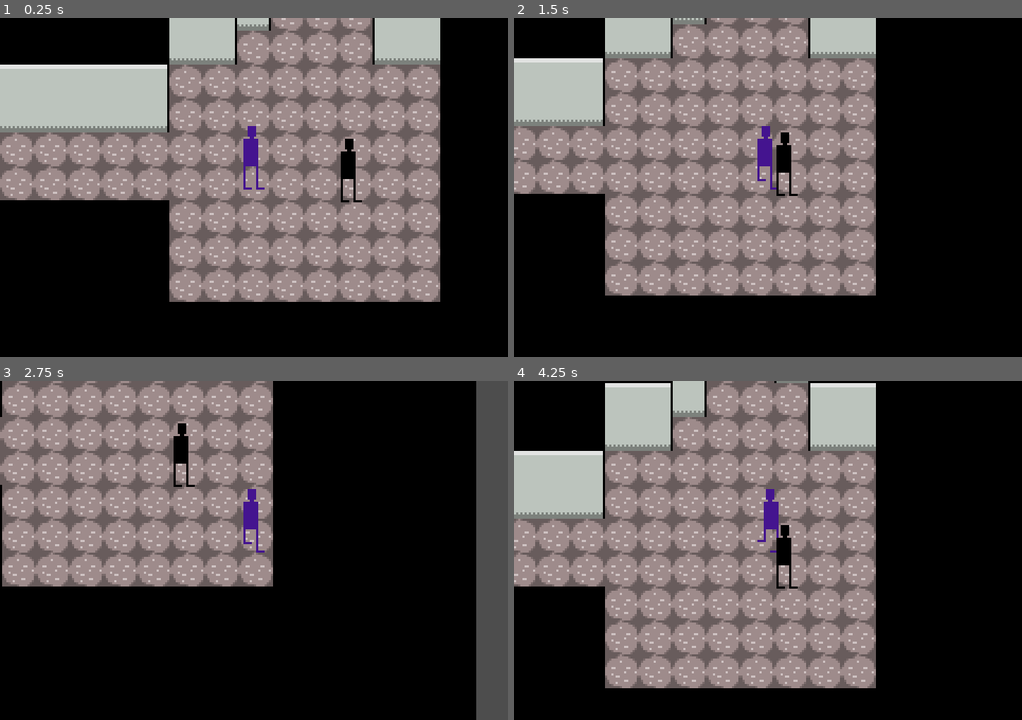
Above: before the commit, frames 1-4 (two rows, left to right).
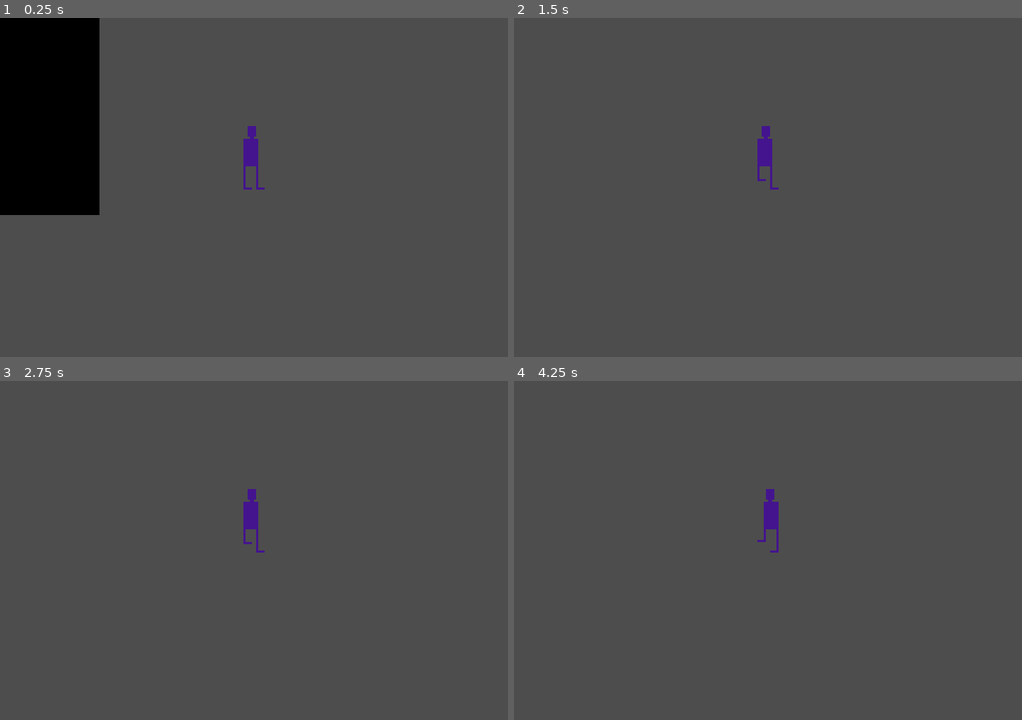
Above: after the commit, the same moments.

Repository: heroofhyla/godot-halloween-2023
Game: Godot game, scene res://room/parlor.tscn
The game is run twice, just before and just after one commit, with the same random seed, the same clock (stepped at 60 frames per second) and the same inputs. This scene is started directly instead of the project's main scene.
Inputs:
- Up to frame 1 (0.25 s): no input
- Up to frame 2 (1.5 s): tap Enter (interact) at 0.5, 1.35 s; hold Right (move_right) 0.53-1.28 s; hold Enter (interact) 0.53-1.28 s; hold Down (move_down) from 1.28 s (still down)
- Up to frame 3 (2.75 s): release Down (move_down) at 2.03 s; hold Right (move_right) from 2.03 s (still down); hold Enter (interact) from 2.03 s (still down)
- Up to frame 4 (4.25 s): release Right (move_right) at 2.78 s; release Enter (interact) at 2.78 s; hold Up (move_up) 2.78-3.53 s; tap Enter (interact) at 2.85 s; hold Left (move_left) from 3.53 s (still down); hold Enter (interact) from 3.53 s (still down)

The runs differ from the first frame. In frame 1, 96% of the frame differs, in the area x 0-100%, y 0-100%; in frame 2, 100%; in frame 3, 93%; in frame 4, 100%.

Commit message:
Enemy as state machine

Diff:
--- a/godot/animations/humanoid_animations.tscn
+++ b/godot/animations/humanoid_animations.tscn
@@ -88,7 +88,7 @@
 "walk_right": SubResource("Animation_qneck")
 }
 
-[node name="AnimationPlayer" type="AnimationPlayer"]
+[node name="HumanoidAnimations" type="AnimationPlayer"]
 libraries = {
 "": SubResource("AnimationLibrary_aij6r")
 }
--- /dev/null
+++ b/godot/enemy/enemy.gd
@@ -0,0 +1,67 @@
+extends CharacterBody2D
+
+const SPEED: float = 48.0
+const LUNGE_SPEED: float = 128.0
+const LUNGE_TIME: float = 0.5 * 1000
+const LUNGE_RECOVERY_TIME: float = 1.0 * 1000
+const WAKE_DISTANCE_SQUARED = 96 ** 2
+const LUNGE_DISTANCE_SQUARED = 32 ** 2
+
+@onready var state = IdleState.new(self)
+
+func _physics_process(delta):
+	var next_state = state._physics_process(delta)
+	if next_state:
+		state = next_state
+
+
+class IdleState extends RefCounted:
+	var entity: CharacterBody2D
+	func _init(entity_):
+		entity = entity_
+
+	func _physics_process(delta: float):
+		if entity.global_position.distance_squared_to(GlobalVars.player.global_position) <= WAKE_DISTANCE_SQUARED:
+			return ChaseState.new(entity)
+
+
+class ChaseState extends RefCounted:
+	var entity: CharacterBody2D
+	func _init(entity_):
+		entity = entity_
+
+	func _physics_process(delta: float):
+		if entity.global_position.distance_squared_to(GlobalVars.player.global_position) <= LUNGE_DISTANCE_SQUARED:
+			return LungeState.new(entity)
+
+		var dir_to_player: Vector2 = entity.global_position.direction_to(GlobalVars.player.global_position)
+		entity.velocity = dir_to_player * SPEED
+		entity.move_and_slide()
+
+
+class LungeState extends RefCounted:
+	var entity: CharacterBody2D
+	var direction: Vector2 = Vector2.ZERO
+	var start_time = Time.get_ticks_msec()
+
+	func _init(entity_):
+		entity = entity_
+		direction = entity.global_position.direction_to(GlobalVars.player.global_position)
+
+	func _physics_process(delta: float):
+		if Time.get_ticks_msec() - start_time >= LUNGE_TIME:
+			return LungeRecoveryState.new(entity)
+
+		entity.velocity = direction * LUNGE_SPEED
+		entity.move_and_slide()
+
+class LungeRecoveryState extends RefCounted:
+	var entity: CharacterBody2D
+	var start_time = Time.get_ticks_msec()
+
+	func _init(entity_):
+		entity = entity_
+
+	func _physics_process(delta: float):
+		if Time.get_ticks_msec() - start_time >= LUNGE_RECOVERY_TIME:
+			return IdleState.new(entity)
--- a/godot/enemy/enemy.tscn
+++ b/godot/enemy/enemy.tscn
@@ -1,11 +1,17 @@
-[gd_scene load_steps=3 format=3 uid="uid://l8aqucje80iw"]
+[gd_scene load_steps=5 format=3 uid="uid://l8aqucje80iw"]
 
 [ext_resource type="PackedScene" uid="uid://bk3xjqn83teab" path="res://animations/humanoid_animations.tscn" id="1_36i0c"]
+[ext_resource type="Script" path="res://enemy/enemy.gd" id="1_hlnxu"]
 [ext_resource type="Texture2D" uid="uid://cn48wijueg8ov" path="res://enemy/enemy.png" id="2_xjsgg"]
 
+[sub_resource type="CircleShape2D" id="CircleShape2D_75p3e"]
+radius = 6.0
+
 [node name="Enemy" type="CharacterBody2D"]
+collision_layer = 4
+script = ExtResource("1_hlnxu")
 
-[node name="AnimationPlayer" parent="." instance=ExtResource("1_36i0c")]
+[node name="HumanoidAnimations" parent="." instance=ExtResource("1_36i0c")]
 
 [node name="Sprite2D" type="Sprite2D" parent="."]
 position = Vector2(0, -14)
@@ -15,3 +21,10 @@
 
 [node name="CollisionPolygon2D" type="CollisionPolygon2D" parent="."]
 polygon = PackedVector2Array(0, 6, -6, 0, 0, -6, 6, 0)
+
+[node name="HitBox" type="Area2D" parent="."]
+collision_layer = 4
+collision_mask = 0
+
+[node name="CollisionShape2D" type="CollisionShape2D" parent="HitBox"]
+shape = SubResource("CircleShape2D_75p3e")
--- a/godot/global_vars/global_vars.gd
+++ b/godot/global_vars/global_vars.gd
@@ -6,3 +6,5 @@
 var broken_gate_progress: int = NEVER_INTERACTED
 var teleport_target: String = ""
 var player_facing = 0
+var player:
+	get: return get_tree().get_nodes_in_group("player")[0]
--- a/godot/interactable/interactable.tscn
+++ b/godot/interactable/interactable.tscn
@@ -5,6 +5,8 @@
 
 [node name="Interactable" type="Area2D"]
 y_sort_enabled = true
+collision_layer = 8
+collision_mask = 0
 script = ExtResource("1_kvmi4")
 
 [node name="EditableShape" parent="." instance=ExtResource("2_ebat4")]
--- a/godot/player/player.gd
+++ b/godot/player/player.gd
@@ -1,3 +1,4 @@
+class_name Player
 extends CharacterBody2D
 
 const SPEED = 64.0
@@ -11,11 +12,16 @@
 	EventBus.room_changing.connect(_on_EventBus_room_changing)
 	$InteractableDetector.area_entered.connect(_on_InteractableDetector_area_entered)
 	$InteractableDetector.area_exited.connect(_on_InteractableDetector_area_exited)
+	$HurtBox.area_entered.connect(_on_HurtBox_area_entered)
 	Cutscene.cutscene_started.connect(_on_Cutscene_cutscene_started)
 	if owner and owner.has_node("TeleportTargets") and GlobalVars.teleport_target:
 		global_position = owner.get_node("TeleportTargets/%s" % GlobalVars.teleport_target).global_position
 	facing = GlobalVars.player_facing
 	stop_walking()
+
+func _on_HurtBox_area_entered(area):
+	print("Hurt!")
+	get_tree().quit()
 
 func _on_EventBus_room_changing():
 	GlobalVars.player_facing = facing
--- a/godot/player/player.tscn
+++ b/godot/player/player.tscn
@@ -7,7 +7,11 @@
 [sub_resource type="CircleShape2D" id="CircleShape2D_3js8c"]
 radius = 5.0
 
-[node name="Player" type="CharacterBody2D"]
+[sub_resource type="CircleShape2D" id="CircleShape2D_0km1h"]
+radius = 5.0
+
+[node name="Player" type="CharacterBody2D" groups=["player"]]
+collision_layer = 0
 motion_mode = 1
 script = ExtResource("1_q3vtt")
 metadata/_edit_group_ = true
@@ -22,8 +26,17 @@
 polygon = PackedVector2Array(0, 6, -6, 0, 0, -6, 6, 0)
 
 [node name="InteractableDetector" type="Area2D" parent="."]
+collision_layer = 0
+collision_mask = 8
 
 [node name="CollisionShape2D" type="CollisionShape2D" parent="InteractableDetector"]
 shape = SubResource("CircleShape2D_3js8c")
 
 [node name="HumanoidAnimations" parent="." instance=ExtResource("3_urbct")]
+
+[node name="HurtBox" type="Area2D" parent="."]
+collision_layer = 0
+collision_mask = 4
+
+[node name="CollisionShape2D" type="CollisionShape2D" parent="HurtBox"]
+shape = SubResource("CircleShape2D_0km1h")
--- a/godot/project.godot
+++ b/godot/project.godot
@@ -72,6 +72,13 @@
 ]
 }
 
+[layer_names]
+
+2d_physics/layer_1="wall"
+2d_physics/layer_2="player"
+2d_physics/layer_3="enemy"
+2d_physics/layer_4="interactable"
+
 [rendering]
 
 textures/canvas_textures/default_texture_filter=0
--- a/godot/room/hallway.tscn
+++ b/godot/room/hallway.tscn
@@ -1,10 +1,13 @@
-[gd_scene load_steps=4 format=3 uid="uid://ynv1yawrp1f1"]
+[gd_scene load_steps=5 format=3 uid="uid://ynv1yawrp1f1"]
 
 [ext_resource type="PackedScene" uid="uid://d37bvh3xoepfd" path="res://room/room.tscn" id="1_1kdhu"]
 [ext_resource type="PackedScene" uid="uid://b3p7djvnmkynu" path="res://teleporter/teleporter.tscn" id="2_j7mxn"]
 
 [sub_resource type="RectangleShape2D" id="RectangleShape2D_3plgb"]
 size = Vector2(10, 53)
+
+[sub_resource type="RectangleShape2D" id="RectangleShape2D_jghio"]
+size = Vector2(10, 64)
 
 [node name="Hallway" instance=ExtResource("1_1kdhu")]
 
@@ -29,3 +32,12 @@
 [node name="CollisionShape2D" type="CollisionShape2D" parent="Teleporter" index="1"]
 position = Vector2(-8, 12)
 shape = SubResource("RectangleShape2D_3plgb")
+
+[node name="Teleporter2" parent="." index="4" instance=ExtResource("2_j7mxn")]
+position = Vector2(232, 77)
+target_map = "res://room/parlor.tscn"
+teleport_target = "WestEntrance"
+
+[node name="CollisionShape2D" type="CollisionShape2D" parent="Teleporter2" index="1"]
+position = Vector2(8, 19)
+shape = SubResource("RectangleShape2D_jghio")
--- a/godot/room/parlor.tscn
+++ b/godot/room/parlor.tscn
@@ -14,14 +14,14 @@
 [sub_resource type="RectangleShape2D" id="RectangleShape2D_vvs4n"]
 size = Vector2(10, 10)
 
-[node name="Room" instance=ExtResource("1_tkru7")]
+[node name="Parlor" instance=ExtResource("1_tkru7")]
 
 [node name="TileMap" parent="." index="0"]
 layer_0/tile_data = PackedInt32Array(0, 1, 0, 65536, 1, 0, 131072, 1, 0, 196608, 1, 0, 262144, 196609, 1, 327680, 19660 …(4537 unchanged characters)…
 layer_1/tile_data = PackedInt32Array(655360, 2, 0, 655361, 2, 0, 655362, 2, 0, 655363, 2, 0, 655364, 2, 0, 655365, 2, 0 …(356 unchanged characters)…
 
 [node name="Player" parent="." index="1"]
-position = Vector2(168, 122)
+position = Vector2(425, 227)
 
 [node name="WestEntrance" type="Marker2D" parent="TeleportTargets" index="0"]
 position = Vector2(22, 119)
@@ -48,8 +48,9 @@
 position = Vector2(0, -33)
 
 [node name="ControlPanel" type="Sprite2D" parent="Interactable" index="3"]
-position = Vector2(0, -18)
+position = Vector2(0, -5)
 texture = ExtResource("5_twkow")
+offset = Vector2(0, -13)
 
 [node name="CutsceneSteps" type="Node" parent="Interactable" index="4"]
 script = ExtResource("6_0sfua")
Not shown: 1 places in godot/player/player.tscn that only renumber resources
